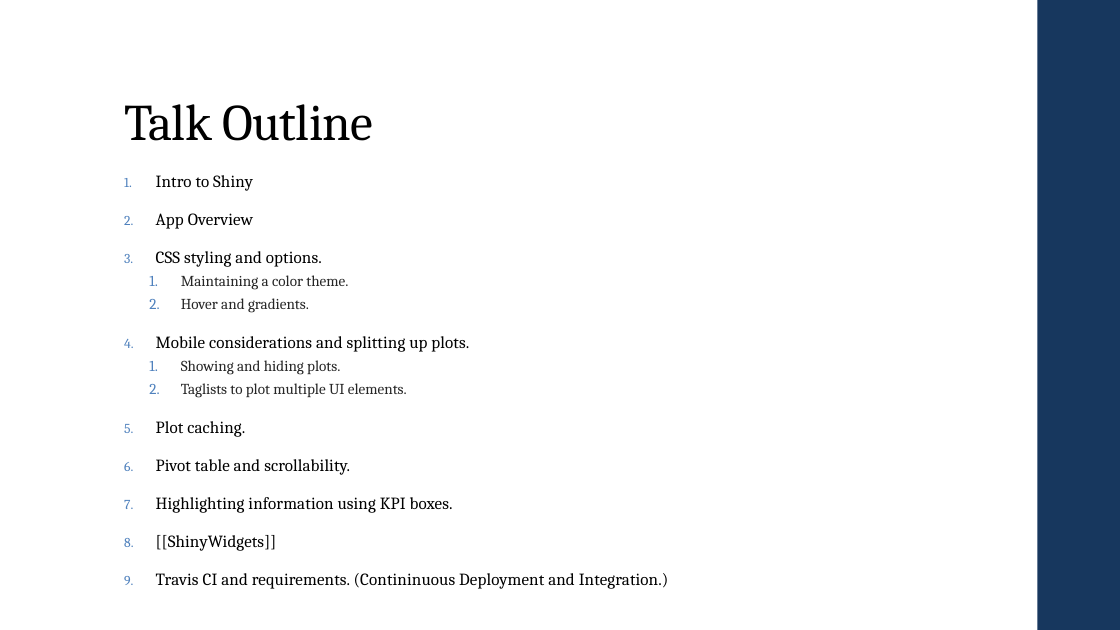
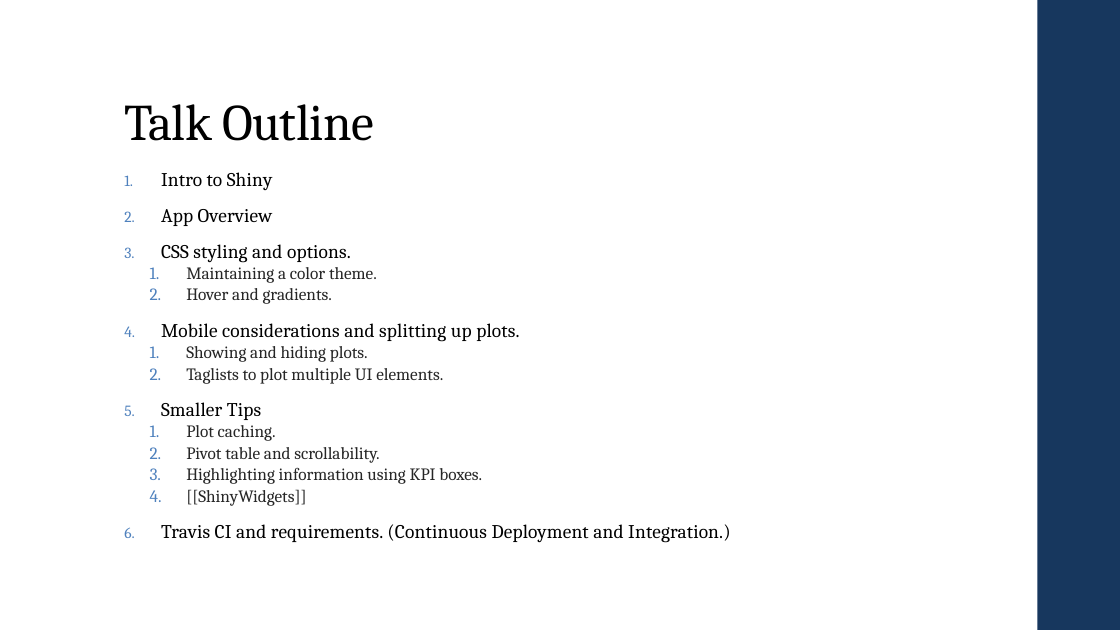
Before and after one commit to bmetenko/RShinyAppStore, a slide deck: slide 2 of Presentation/2019_08_15_RShinyPresentation.pptx. Drawn at 1120x630 pixels with LibreOffice and Linux fonts; fonts in the diff are those of the drawing. Boxes give left, top, right and bottom in pixels: in the first picture for what was removed or moved away, otherwise in the second. Text is boxed around its words. In the diff, an @@ line names an element or a change of style, - is before the commit and + after.

```diff
--- a/Presentation/2019_08_15_RShinyPresentation.pptx
+++ b/Presentation/2019_08_15_RShinyPresentation.pptx
@@ text at (161, 172, 519, 506): size 14.6 to 16.6 pt in "Intro to Shiny", "App Overview", "CSS styling and options.", "Mobile considerations and splitting up plots."; size 13 to 14.8 pt in "Maintaining a color theme.", "Hover and gradients.", "Showing and hiding plots.", "Taglists to plot multiple UI elements."; size 14.6 to 14.8 pt, text colour #000000 to #262626, letter spacing 0.1 to 0 pt in "Plot caching.", "Pivot table and scrollability.", "Highlighting information using KPI boxes.", "[[ShinyWidgets]]"; indent changed; line spacing 0.95 to 0.75; line spacing 0.9 to 0.7; list level 1 to 2 in "Plot caching."; line spacing 0.95 to 0.7; list level 1 to 2 in "Pivot table and scrollability."; list level 1 to 2 in "Highlighting information using KPI boxes."; list level 1 to 2 in "[[ShinyWidgets]]" @@
@@ text at (161, 402, 261, 420): paragraph added @@
+5. Smaller Tips
@@ text at (161, 524, 731, 543): text changed; size 14.6 to 16.6 pt @@
-9. Travis CI and requirements. (Contininuous Deployment and Integration.)
+6. Travis CI and requirements. (Continuous Deployment and Integration.)
```
Also in this commit, not shown: 6 other slides changed, 7 slides added, 1 slide removed.
